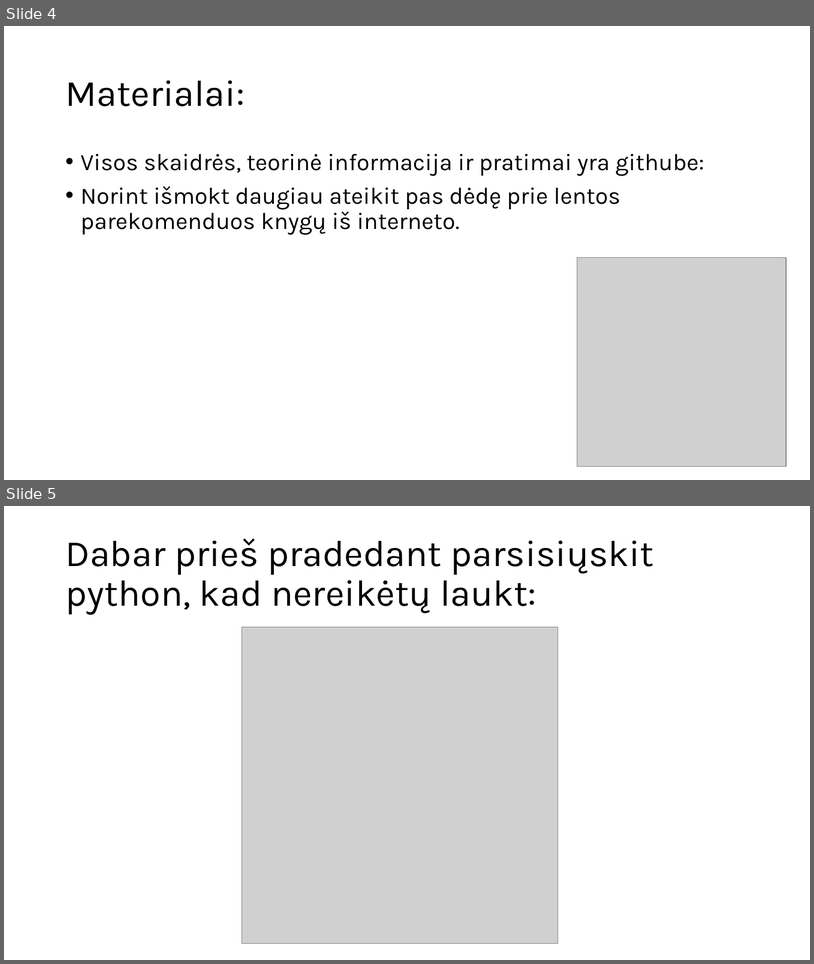
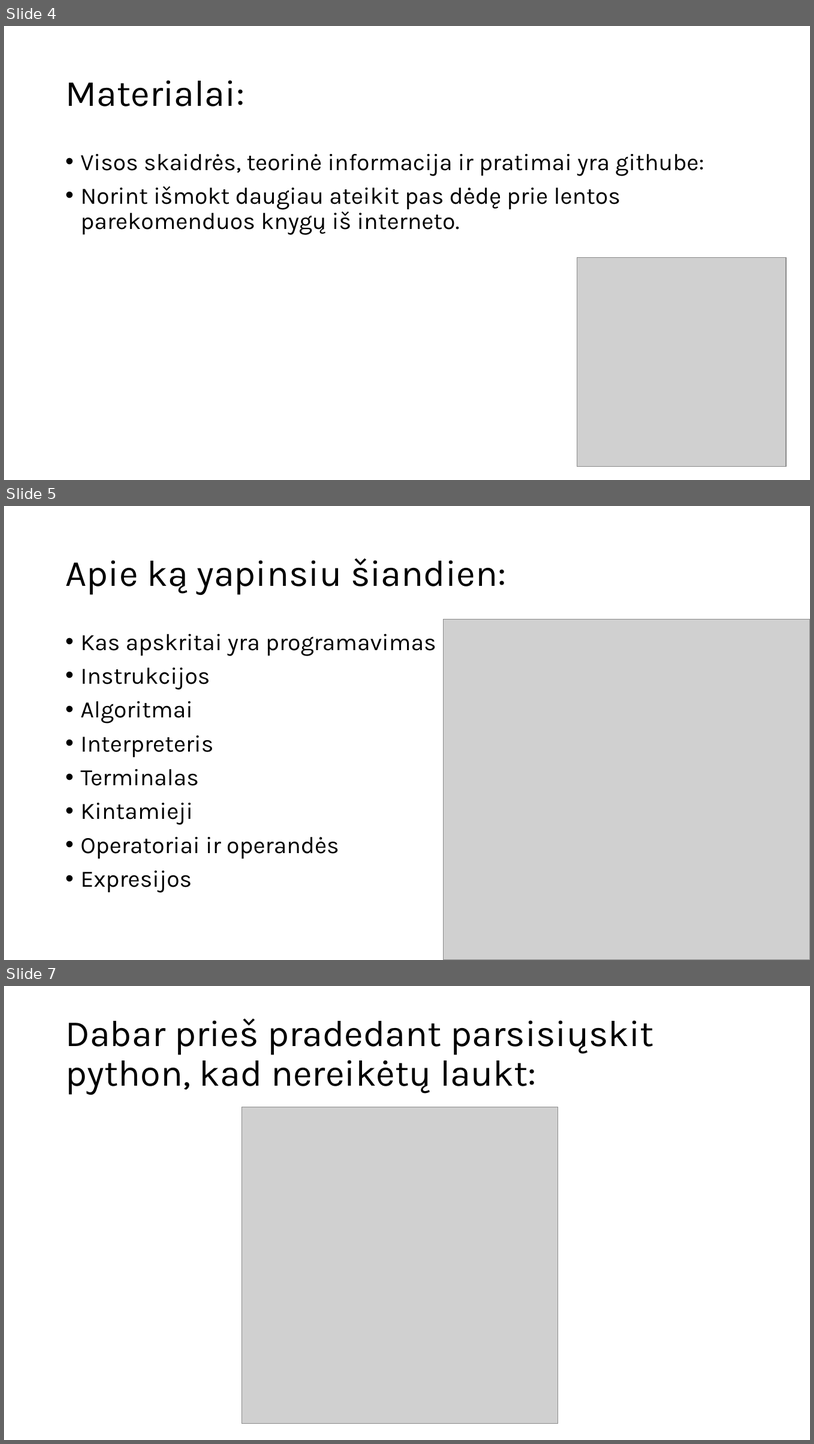
Before and after one commit to FatHayBale/Programavimo_pradmenys_su_Python, a slide deck: skaidres/09-22.pptx. Shown one above the other, each under a label of ours: slides 4 and 5 before the commit, slides 4, 5 and 7 after it; the slides between them are not shown. The pictures are 814x964 and 814x1444 pixels, drawn with LibreOffice and Linux fonts; fonts in the diff are those of the drawing; grey boxes stand for pictures. Boxes give left, top, right and bottom in pixels: in the first picture for what was removed or moved away, otherwise in the second. Text is boxed around its words. In the diff, an @@ line names an element or a change of style, - is before the commit and + after.

```diff
--- a/skaidres/09-22.pptx
+++ b/skaidres/09-22.pptx
@@ slide 5 added at (x1=4, y1=506, x2=810, y2=960), background #FFFFFF @@
@@ title added at (x1=65, y1=558, x2=506, y2=595), 44 pt, text #000000 @@
+Apie ką yapinsiu šiandien:
@@ picture added at (x1=444, y1=619, x2=810, y2=960) @@
@@ text added at (x1=81, y1=634, x2=436, y2=892), 28 pt, text #000000 @@
+• Kas apskritai yra programavimas
+• Instrukcijos
+• Algoritmai
+• Interpreteris
+• Terminalas
+• Kintamieji
+• Operatoriai ir operandės
+• Expresijos
@@ what was slide 5 is now slide 7 @@
```
Also in this commit, not shown: 1 slide changed, 1 other slide added, 2 other files.
